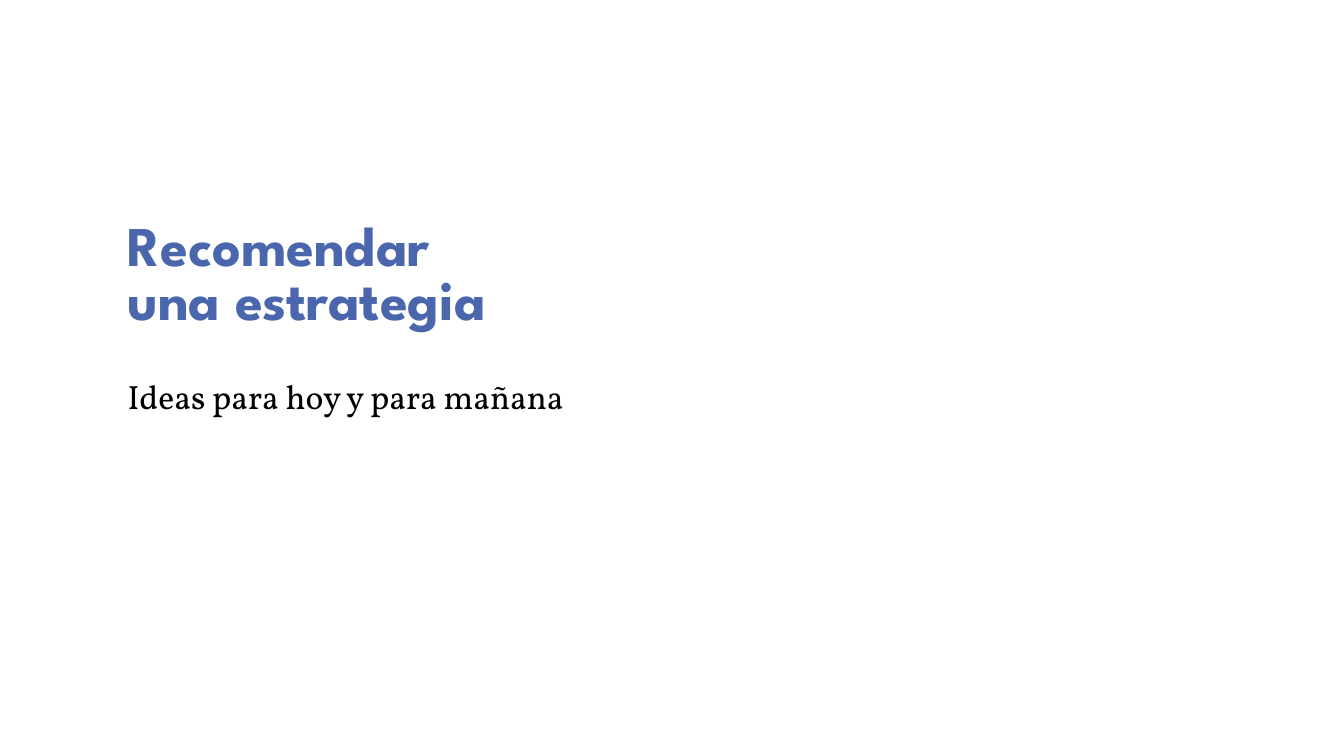
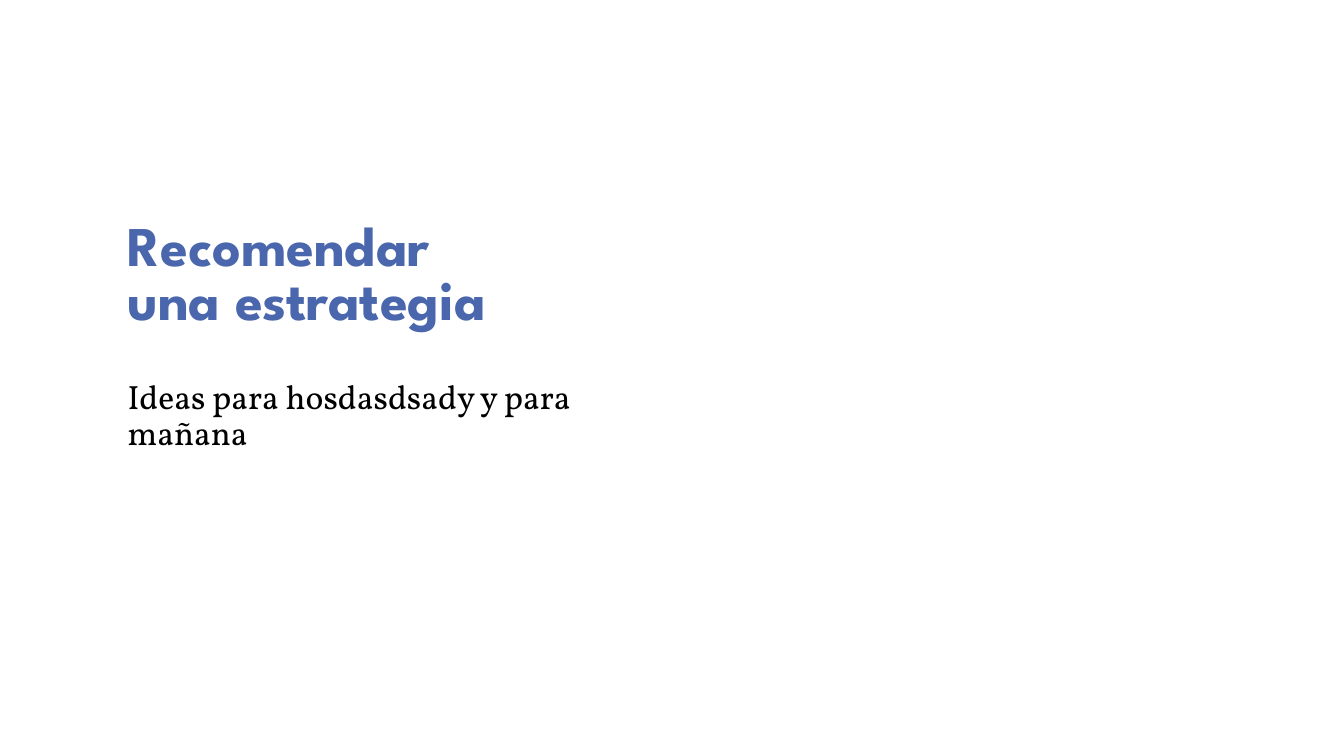
Before and after one commit to guaguaUPM/UPM, a slide deck: slide 1 of lu-lapack.pptx. Drawn at 1344x756 pixels with LibreOffice and Linux fonts; fonts in the diff are those of the drawing; background and template pictures are left out. Boxes give left, top, right and bottom in pixels: in the first picture for what was removed or moved away, otherwise in the second. Text is boxed around its words. In the diff, an @@ line names an element or a change of style, - is before the commit and + after.

```diff
--- a/lu-lapack.pptx
+++ b/lu-lapack.pptx
@@ subtitle at [128,385,571,446]: text changed; text colour #333333 to #000000 @@
-Ideas para hoy y para mañana
+Ideas para hosdasdsady y para mañana
```
Also in this commit, not shown: 5 other slides changed, 1 slide added, 1 slide removed.
